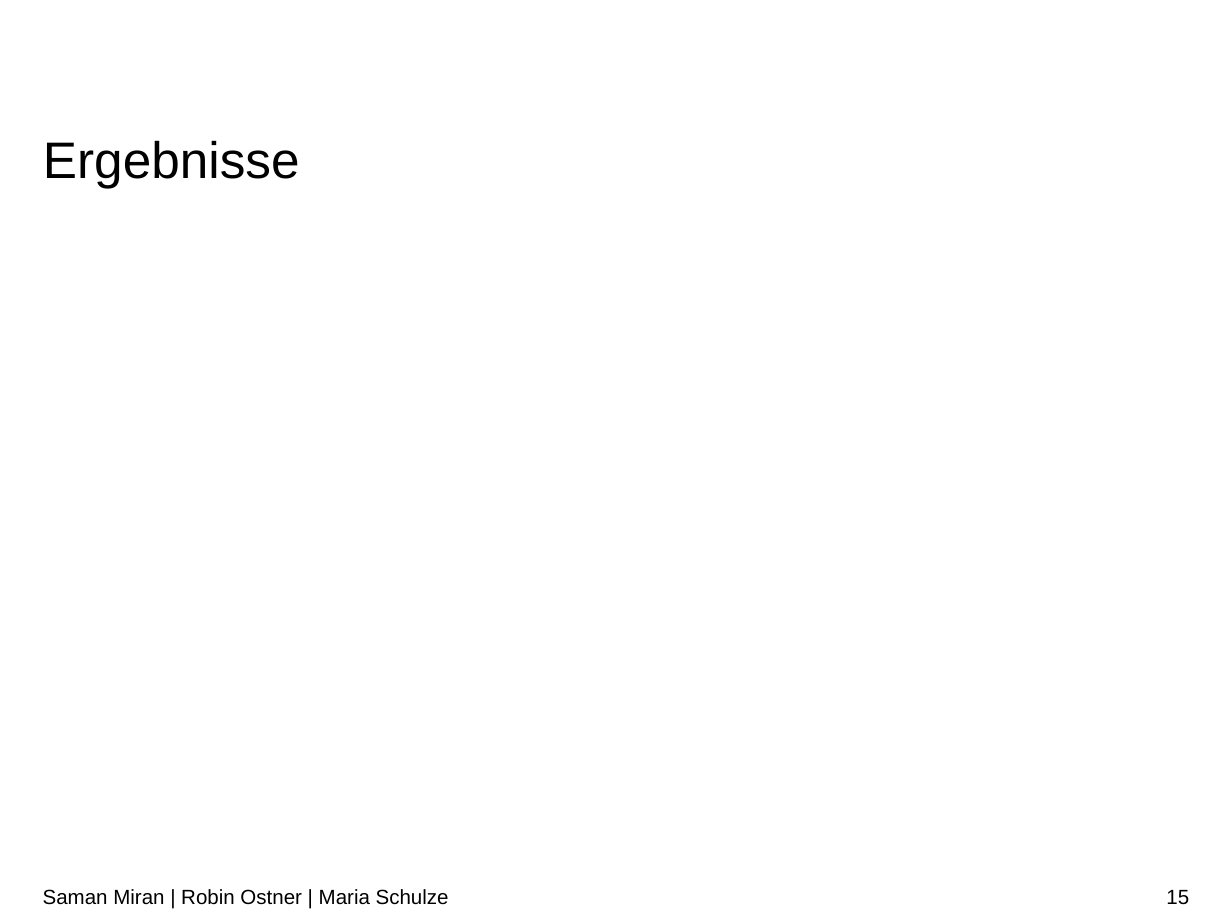
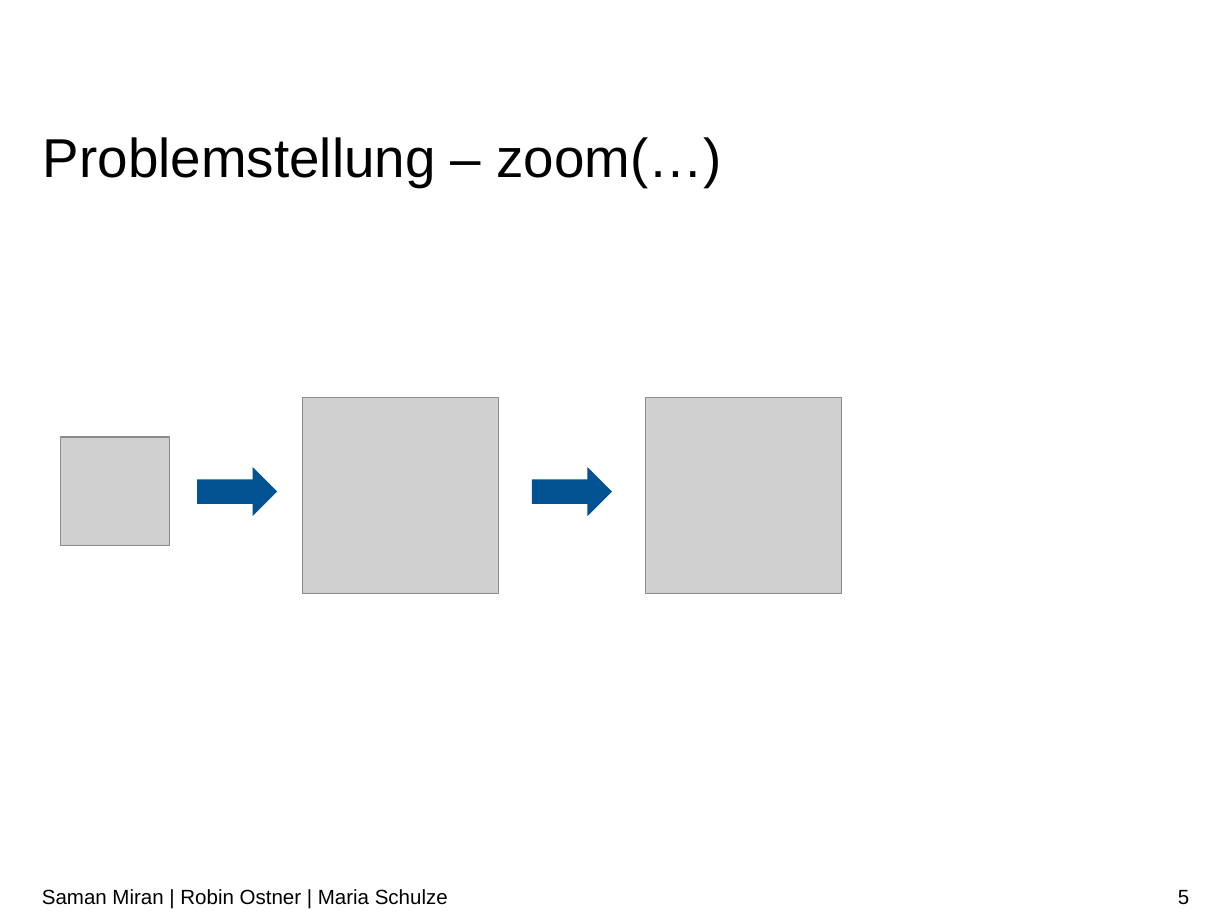
Before and after one commit to RobinOstner/bestASP, a slide deck: slide 5 of Praktikum ASP – Team 15.pptx (slide 15 before the commit). Drawn at 1232x924 pixels with LibreOffice and Linux fonts; fonts in the diff are those of the drawing; grey boxes stand for pictures; background and template pictures are left out. Boxes give left, top, right and bottom in pixels: in the first picture for what was removed or moved away, otherwise in the second. Text is boxed around its words. In the diff, an @@ line names an element or a change of style, - is before the commit and + after.

Commit message:
Powerpoint Again

```diff
--- a/Praktikum ASP – Team 15.pptx
+++ b/Praktikum ASP – Team 15.pptx
@@ title at [43,137,721,187]: text changed; size 30 to 32 pt @@
-Ergebnisse
+Problemstellung – zoom(…)
@@ picture added at [302,398,498,594] @@
@@ picture added at [646,398,841,594] @@
@@ picture added at [60,437,169,546] @@
@@ right arrow added at [197,467,277,516], fill #005293 @@
@@ right arrow added at [532,467,612,516], fill #005293 @@
@@ page number at [1178,890,1189,905]: text changed @@
-15
+5
```
Also in this commit, not shown: 2 slides added.
